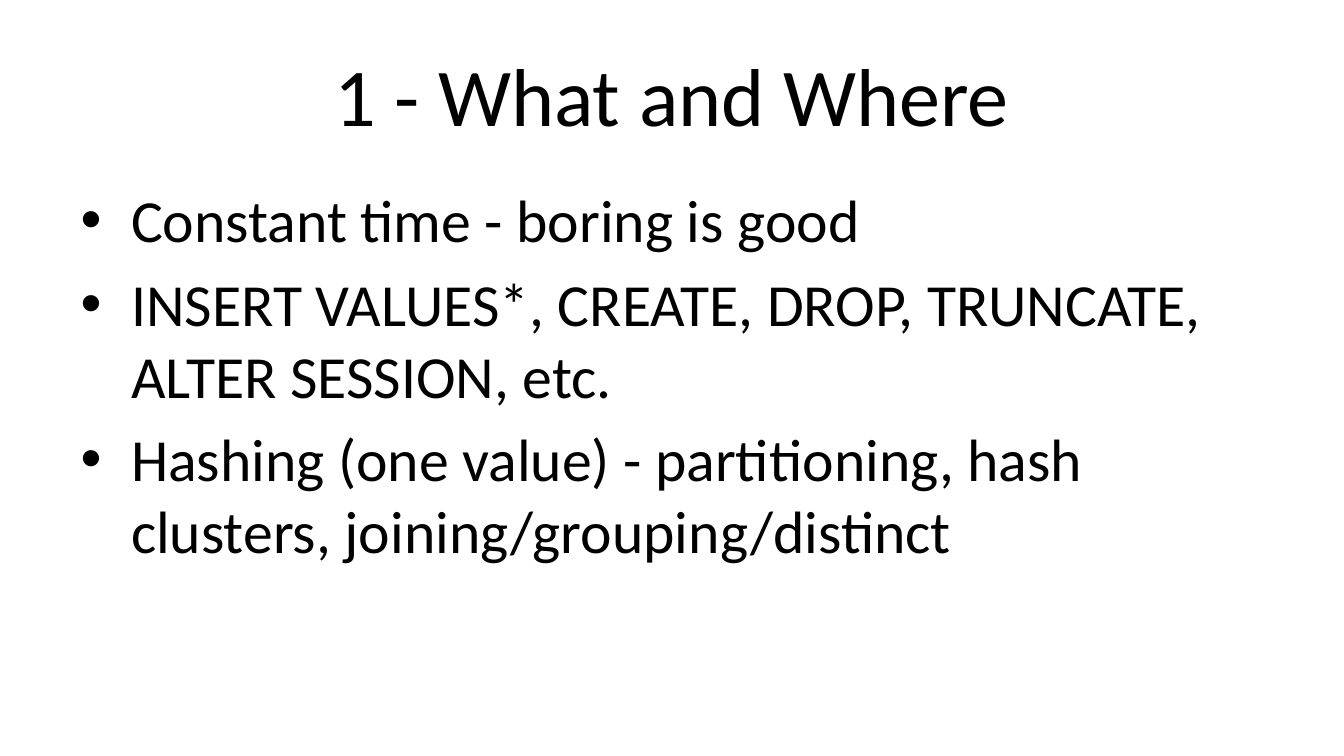
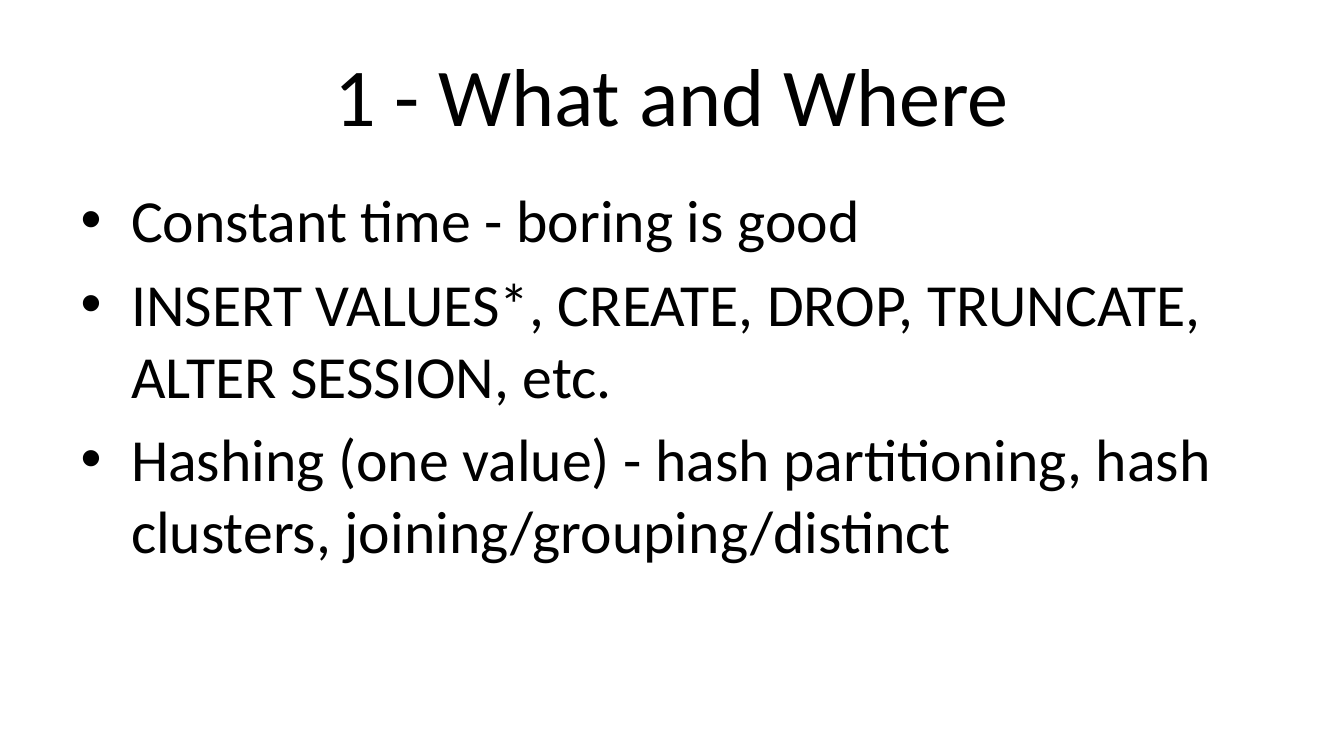
Before and after one commit to ProOracleSQL/space, a slide deck: slide 18 of examples/presentations/Practical Algorithm Analysis for Oracle Developers - Collaborate - 2019_281_Heller.pptx. Drawn at 1344x756 pixels with LibreOffice and Linux fonts; fonts in the diff are those of the drawing. Boxes give left, top, right and bottom in pixels: in the first picture for what was removed or moved away, otherwise in the second. Text is boxed around its words. In the diff, an @@ line names an element or a change of style, - is before the commit and + after.

Commit message:
Final presentation changes.

```diff
--- a/examples/presentations/Practical Algorithm Analysis for Oracle Developers - Collaborate - 2019_281_Heller.pptx
+++ b/examples/presentations/Practical Algorithm Analysis for Oracle Developers - Collaborate - 2019_281_Heller.pptx
@@ text at (131,437,1211,564): text changed @@
-• Hashing (one value) - partitioning, hash clusters, joining/grouping/distinct
+• Hashing (one value) - hash partitioning, hash clusters, joining/grouping/distinct
```
Also in this commit, not shown: 4 other slides changed.
